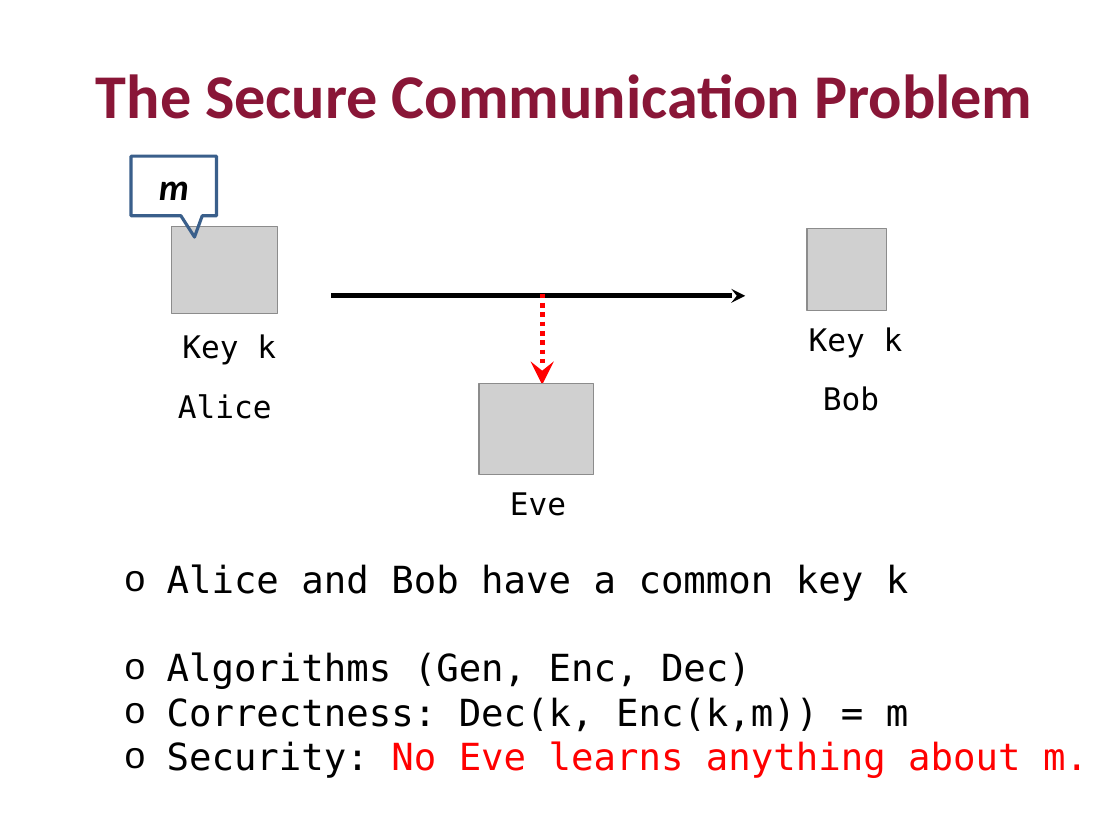
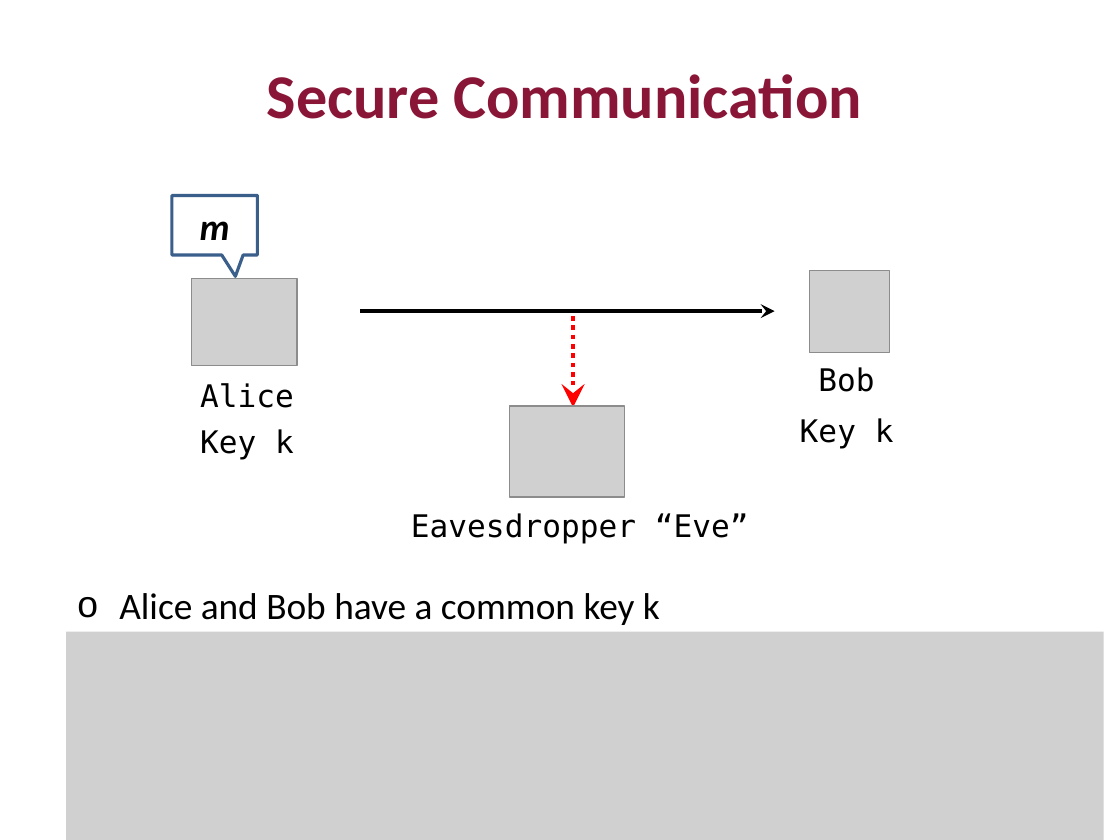
Before and after one commit to mit6875/mit6875.github.io, a slide deck: slide 3 of SLIDES/lec2.pptx. Drawn at 1120x840 pixels with LibreOffice and Linux fonts; fonts in the diff are those of the drawing; grey boxes stand for pictures. Boxes give left, top, right and bottom in pixels: in the first picture for what was removed or moved away, otherwise in the second. Text is boxed around its words. In the diff, an @@ line names an element or a change of style, - is before the commit and + after.

```diff
--- a/SLIDES/lec2.pptx
+++ b/SLIDES/lec2.pptx
@@ subtitle at (267, 74, 862, 119): text changed @@
-The Secure Communication Problem
+Secure Communication
@@ speech box "m": place and size @@
-speech box "m" at (131, 157, 216, 216)
+speech box "m" at (172, 196, 258, 255)
@@ picture: place and size @@
-picture at (172, 227, 278, 314)
+picture at (192, 279, 297, 365)
@@ picture: place and size @@
-picture at (806, 228, 886, 310)
+picture at (810, 270, 889, 352)
@@ arrow moved from (745, 296) - (330, 296) to (775, 311) - (361, 311) @@
@@ arrow moved from (542, 293) - (542, 385) to (573, 316) - (573, 408) @@
@@ text "Bob": place and size @@
-text "Bob" at (823, 386, 879, 411)
+text "Bob" at (818, 367, 874, 392)
@@ text "Alice": place and size @@
-text "Alice" at (178, 394, 272, 419)
+text "Alice" at (200, 383, 294, 408)
@@ text "Key k": place and size @@
-text "Key k" at (182, 334, 276, 365)
+text "Key k" at (200, 429, 294, 459)
@@ picture: place and size @@
-picture at (479, 383, 595, 474)
+picture at (510, 407, 625, 497)
@@ text "Key k": place and size @@
-text "Key k" at (809, 327, 903, 357)
+text "Key k" at (800, 418, 894, 448)
@@ text at (411, 513, 749, 544): text changed @@
-Eve
+Eavesdropper “Eve”
@@ text "Alice and Bob have a ...": place and size @@
-text "Alice and Bob have a ..." at (167, 564, 908, 601)
+text "Alice and Bob have a ..." at (119, 593, 660, 625)
@@ text "Alice and Bob have a ..." at (119, 593, 660, 625): font DejaVu Sans Mono to Calibri @@
@@ picture added at (66, 632, 1103, 840) @@
@@ text removed at (167, 652, 1088, 778) @@
-o Algorithms (Gen, Enc, Dec)
-o Correctness: Dec(k, Enc(k,m)) = m
-o Security: No Eve learns anything about m.
```
Also in this commit, not shown: 18 other slides changed, 18 slides added, 11 slides removed, 1 other file.
